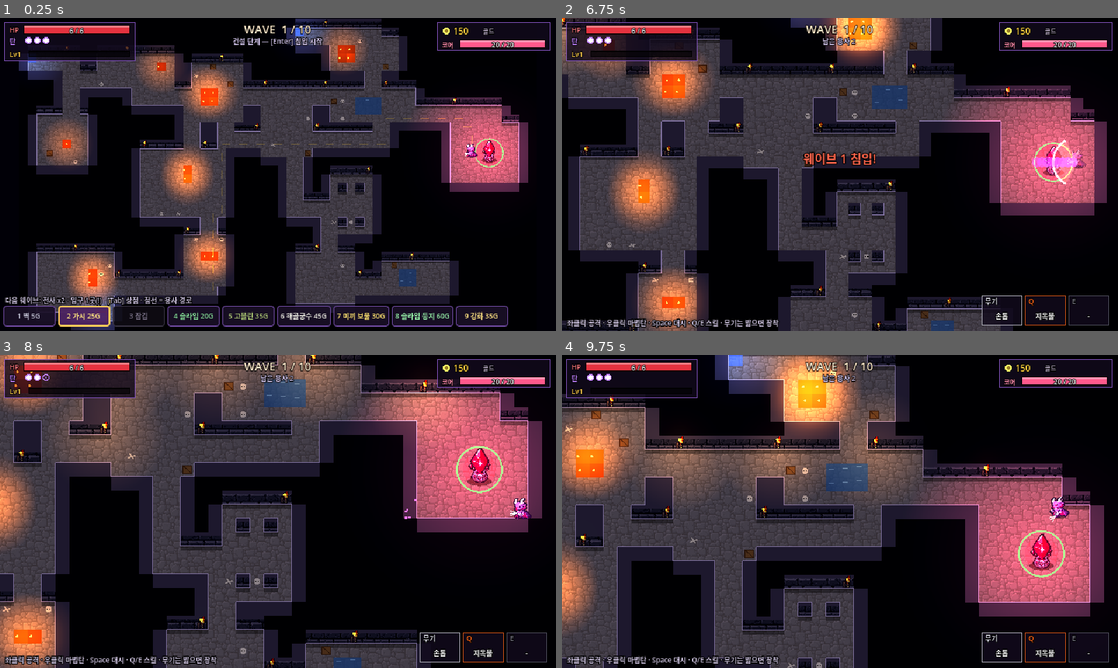
Above: before the commit, frames 1-4 (two rows, left to right).
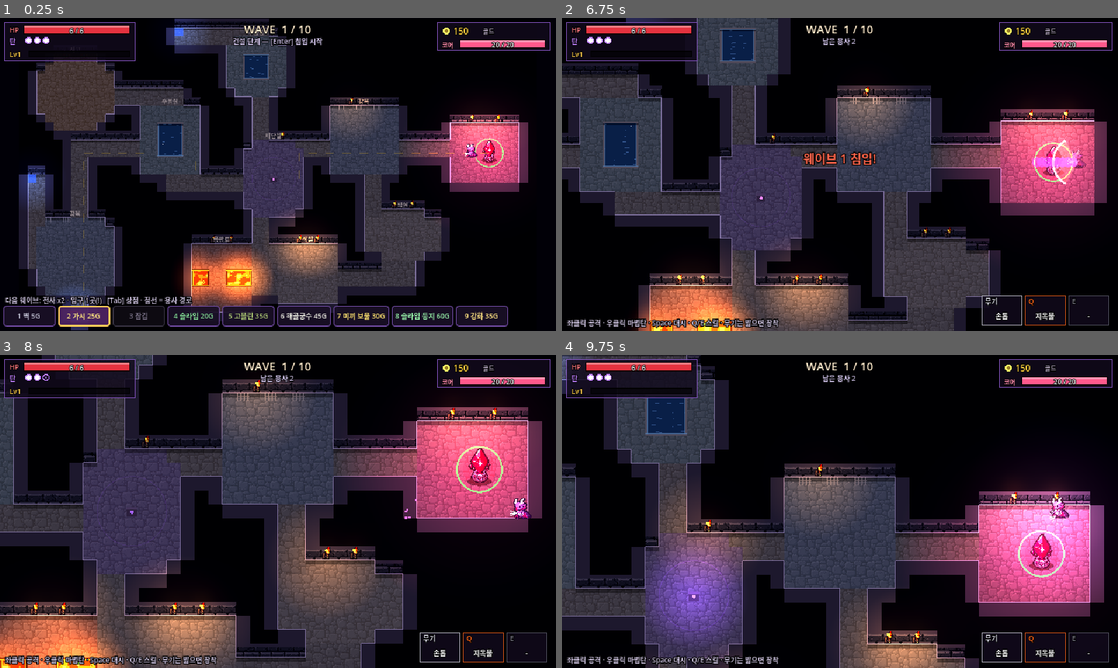
Above: after the commit, the same moments.

Repository: saechimdaeki/GG
Game: Godot game, scene res://src/scenes/main.tscn
Same seed, same stepped clock (60 frames per second), same inputs: the game is played once before the commit and once after it.
Inputs (mouse positions are in pixels of both pictures, inside the frame that each line leads up to):
- Up to frame 1 (0.25 s): no input
- Up to frame 2 (6.75 s): click "1 벽 5G" at 0.5 s; click "2 가시 25G" at 1.25 s; click "4 슬라임 20G" at 2 s; click "5 고블린 35G" at 2.75 s; click "6 해골궁수 45G" at 3.5 s; click "7 미끼 보물 30G" at 4.25 s; click "8 슬라임 둥지 60G" at 5 s; click "9 강화 35G" at 5.75 s; tap Enter (start_raid) at 6.5 s; move the mouse to (962, 158) at 6.52 s; hold D (move_right) from 6.53 s (still down); tap Space (dash) at 6.6 s; click (962, 158) at 6.67 s
- Up to frame 3 (8 s): move the mouse to (166, 527) at 7.27 s; release D (move_right) at 7.28 s; hold S (move_down) from 7.28 s (still down); right-click (166, 527) at 7.35 s; tap Space (dash) at 7.55 s
- Up to frame 4 (9.75 s): move the mouse to (895, 442) at 8.02 s; release S (move_down) at 8.03 s; hold D (move_right) 8.03-8.78 s; tap Space (dash) at 8.1, 9.05 s; move the mouse to (812, 574) at 8.77 s; hold W (move_up) 8.78-9.53 s; click (812, 574) at 8.85 s; move the mouse to (1006, 558) at 9.52 s; hold A (move_left) from 9.53 s (still down); hold Enter (start_raid) from 9.53 s (still down)

The runs differ from the first frame. In frame 1, 50% of the frame differs, in the area x 3-94%, y 0-100%; in frame 2, 56%; in frame 3, 58%; in frame 4, 60%, in the area x 0-98%, y 0-100%.

Commit message:
feat: 맵 개편 — 방 테마/모양, 정리된 레이아웃, 제단·다리, 용암/물 그래픽
- 방 테마 7종 + 모양 4종 (src/data/rooms.gd), 건설 중 방 이름 표시
- 레이아웃 정리: 방 수 축소·간격 확대, 막다른 칸/벽 돌기 제거, 소품 정렬, 횃불 방마다 2개
- 지형 경로비용(물 3, 용암 8)으로 용암 다리 병목, 제단 회복
- 용암(플라즈마 흐름·거품·굳은 테두리), 물(돌 테두리·물결·깊이) 새로 그림
- 체크 60 PASS, 증거 production/qa/evidence/

Design: design/game-brief.md

Co-Authored-By: Claude Opus 5.5 <noreply@anthropic.com>

Diff:
--- /dev/null
+++ b/src/data/rooms.gd
@@ -0,0 +1,29 @@
+class_name Rooms
+## Room themes and shapes for the dungeon generator (DungeonGrid._generate).
+## floor: base floor color. decor: tidy props lined along the top wall ("" = none).
+## feature: pillars | lava_channel | pool | altar | "" — the room's one terrain idea.
+## weight: how often the theme is picked (each theme at most twice per map).
+
+const THEMES := {
+	"hall": {"name": "석실", "floor": Color(0.46, 0.42, 0.4), "decor": "", "feature": "pillars", "weight": 3},
+	"prison": {"name": "감옥", "floor": Color(0.36, 0.4, 0.47), "decor": "bars", "feature": "", "weight": 2},
+	"library": {"name": "서고", "floor": Color(0.5, 0.38, 0.28), "decor": "shelf", "feature": "", "weight": 2},
+	"crypt": {"name": "납골당", "floor": Color(0.33, 0.4, 0.34), "decor": "coffin", "feature": "", "weight": 2},
+	"forge": {"name": "용광로", "floor": Color(0.5, 0.33, 0.29), "decor": "", "feature": "lava_channel", "weight": 2},
+	"flooded": {"name": "수몰실", "floor": Color(0.37, 0.43, 0.45), "decor": "", "feature": "pool", "weight": 2},
+	"shrine": {"name": "제단실", "floor": Color(0.42, 0.35, 0.52), "decor": "", "feature": "altar", "weight": 1},
+}
+
+## The core room (throne) and corridors.
+const CORE_FLOOR := Color(0.45, 0.3, 0.42)
+const CORRIDOR_FLOOR := Color(0.4, 0.37, 0.36)
+
+## Room masks: rect, rounded (corners cut), cross (plus sign), oval.
+const SHAPES := ["rect", "rect", "rounded", "cross", "oval"]
+
+## Path cost per terrain: heroes walk around water and cross lava only on bridges if they can.
+const TERRAIN_COST := {"water": 3.0, "lava": 8.0}
+
+## Altar: the demon lord and monsters within radius (tiles) heal `heal` HP every `interval` s
+## during raids.
+const ALTAR := {"radius": 2.5, "heal": 1, "interval": 2.0}
--- a/src/scripts/dungeon_grid.gd
+++ b/src/scripts/dungeon_grid.gd
@@ -12,8 +12,7 @@
 const WALL_TOP := Color(0.2, 0.18, 0.26)
 const VOID := Color(0.03, 0.025, 0.05)
 const EDGE := Color(0.85, 0.78, 0.95, 0.85)
-## Floor = flat base color + the stone texture faintly on top, so units stand out from it.
-const FLOOR_BASE := Color(0.46, 0.42, 0.4)
+## Floor = flat theme color (Rooms) + the stone texture faintly on top, so units stand out.
 const FLOOR_DETAIL := Color(1.2, 1.15, 1.1, 0.28)
 const DIRS: Array[Vector2i] = [Vector2i.LEFT, Vector2i.RIGHT, Vector2i.UP, Vector2i.DOWN]
 
@@ -24,8 +23,14 @@
 var rooms: Array[Rect2i] = []
 ## Vector2i -> "water" | "lava" (keys of Units.TERRAIN).
 var terrain: Dictionary = {}
-## Vector2i -> "bones" | "crate" | "skull" (cosmetic, walkable).
+## Vector2i -> "bones" | "crate" | "skull" | "shelf" | "bars" | "coffin" (cosmetic, walkable).
 var decor: Dictionary = {}
+## Theme key (Rooms.THEMES) of each room; index 0 is the core room ("core").
+var room_themes: Array[String] = []
+## Vector2i -> theme key for room floor cells (corridors are absent).
+var floor_theme: Dictionary = {}
+## Altar cells (shrine rooms): heal the lord and monsters nearby during raids.
+var altars: Array[Vector2i] = []
 ## Vector2i -> trap kind (key of Units.TRAPS).
 var traps: Dictionary = {}
 ## Traps and lava deal damage only while true (raid phase).
@@ -52,6 +57,7 @@
 var _walls: StaticBody2D
 var _trap_clock: Dictionary = {}
 var _lava_clock: float = 0.0
+var _altar_clock: float = 0.0
 
 
 func _ready() -> void:
@@ -83,22 +89,28 @@
 	var ch := rng.randi_range(7, 9)
 	var core_room := Rect2i(rng.randi_range(W - 14, W - 2 - cw), rng.randi_range(4, H - 4 - ch), cw, ch)
 	rooms.append(core_room)
-	for i in 1200:
-		if rooms.size() >= 13:
+	# Fewer, larger rooms with wide gaps read cleaner than many small ones.
+	for i in 1500:
+		if rooms.size() >= 10:
 			break
-		var r := Rect2i(rng.randi_range(2, W - 18), rng.randi_range(2, H - 8),
-			rng.randi_range(5, 10), rng.randi_range(4, 8))
+		var r := Rect2i(rng.randi_range(2, W - 18), rng.randi_range(2, H - 9),
+			rng.randi_range(7, 11), rng.randi_range(6, 9))
 		if r.end.x > W - 2 or r.end.y > H - 2:
 			continue
 		var free := true
 		for o in rooms:
-			if o.grow(2).intersects(r):
+			if o.grow(3).intersects(r):
 				free = false
 				break
 		if free:
 			rooms.append(r)
-	for r in rooms:
-		_carve(r)
+	room_themes.assign(["core"])
+	var used := {}
+	for i in range(1, rooms.size()):
+		room_themes.append(_pick_theme(rng, used))
+	for i in rooms.size():
+		var shape: String = "rect" if i == 0 else Rooms.SHAPES[rng.randi_range(0, Rooms.SHAPES.size() - 1)]
+		_carve_room(i, shape)
 	# Prim-style: link each room to the closest already-linked one, then add one loop.
 	var linked: Array[int] = [0]
 	var rest: Array[int] = []
@@ -131,9 +143,12 @@
 				nearest = i
 		_corridor(e, _center(nearest), rng)
 		entrances.append(e)
+	_tidy()
 	_sync_astar()
 	for i in range(1, rooms.size()):
-		_decorate(rooms[i], rng)
+		_decorate(i)
+	for c: Vector2i in terrain:
+		_astar.set_point_weight_scale(c, float(Rooms.TERRAIN_COST[terrain[c]]))
 
 
 func _center(i: int) -> Vector2i:
@@ -155,31 +170,118 @@
 		_carve(Rect2i(mini(p.x, q.x), mini(p.y, q.y), absi(p.x - q.x) + 2, absi(p.y - q.y) + 2))
 
 
-func _decorate(r: Rect2i, rng: RandomNumberGenerator) -> void:
+## Weighted theme pick; each theme at most twice per map.
+func _pick_theme(rng: RandomNumberGenerator, used: Dictionary) -> String:
+	var total := 0
+	for k: String in Rooms.THEMES:
+		if int(used.get(k, 0)) < 2:
+			total += int(Rooms.THEMES[k].weight)
+	var roll := rng.randi_range(1, maxi(total, 1))
+	for k: String in Rooms.THEMES:
+		if int(used.get(k, 0)) >= 2:
+			continue
+		roll -= int(Rooms.THEMES[k].weight)
+		if roll <= 0:
+			used[k] = int(used.get(k, 0)) + 1
+			return k
+	return "hall"
+
+
+## Carves room i with a shape mask and tags its cells with the room's theme.
+func _carve_room(i: int, shape: String) -> void:
+	var r := rooms[i]
+	var mid := Vector2(r.position) + Vector2(r.size - Vector2i.ONE) / 2.0
+	var half := Vector2(r.size) / 2.0
+	for y in range(r.position.y, r.end.y):
+		for x in range(r.position.x, r.end.x):
+			var d := Vector2(x, y) - mid
+			var keep := true
+			match shape:
+				"rounded":
+					keep = not (absf(d.x) > half.x - 1.0 and absf(d.y) > half.y - 1.0)
+				"cross":
+					keep = absf(d.x) <= half.x * 0.4 or absf(d.y) <= half.y * 0.4
+				"oval":
+					keep = (d.x * d.x) / (half.x * half.x) + (d.y * d.y) / (half.y * half.y) <= 1.1
+			var c := Vector2i(x, y)
+			if keep and in_bounds(c) and c.x > 0 and c.y > 0 and c.x < W - 1 and c.y < H - 1:
+				_floor[y * W + x] = 1
+				floor_theme[c] = room_themes[i]
+
+
+## Cleans the carved layout: fills dead-end nubs and knocks out one-tile wall stubs.
+func _tidy() -> void:
+	var changed := true
+	while changed:
+		changed = false
+		for y in range(1, H - 1):
+			for x in range(1, W - 1):
+				var c := Vector2i(x, y)
+				var open := 0
+				for d in DIRS:
+					if not is_wall(c + d):
+						open += 1
+				if is_wall(c) and open >= 3:
+					_floor[y * W + x] = 1
+					changed = true
+				elif not is_wall(c) and open <= 1 and not entrances.has(c) and c != core:
+					_floor[y * W + x] = 0
+					floor_theme.erase(c)
+					changed = true
+
+
+## Puts room i's one terrain feature and its tidy wall-side props in place.
+func _decorate(i: int) -> void:
+	var r := rooms[i]
+	var theme: Dictionary = Rooms.THEMES[room_themes[i]]
 	var inner := r.grow(-1)
-	var roll := rng.randf()
-	if roll < 0.28 and inner.size.x >= 2 and inner.size.y >= 2:
-		_pool("water", inner, rng, Vector2i(rng.randi_range(2, 4), rng.randi_range(2, 3)))
-	elif roll < 0.48 and inner.size.x >= 2 and inner.size.y >= 2:
-		_pool("lava", inner, rng, Vector2i(rng.randi_range(1, 2), rng.randi_range(1, 2)))
-	elif roll < 0.75 and r.size.x >= 5 and r.size.y >= 4:
-		for p: Vector2i in [inner.position, Vector2i(inner.end.x - 1, inner.position.y),
-				Vector2i(inner.position.x, inner.end.y - 1), inner.end - Vector2i.ONE]:
-			_try_pillar(p)
-	for i in rng.randi_range(1, 3):
-		var c := Vector2i(rng.randi_range(r.position.x, r.end.x - 1), rng.randi_range(r.position.y, r.end.y - 1))
-		if is_buildable_floor(c) and not terrain.has(c):
-			decor[c] = ["bones", "crate", "skull"][rng.randi_range(0, 2)]
-
-
-func _pool(kind: String, inner: Rect2i, rng: RandomNumberGenerator, size: Vector2i) -> void:
-	size = size.min(inner.size)
-	var o := Vector2i(rng.randi_range(inner.position.x, inner.end.x - size.x), rng.randi_range(inner.position.y, inner.end.y - size.y))
-	for y in size.y:
-		for x in size.x:
-			var c := o + Vector2i(x, y)
-			if is_buildable_floor(c):
-				terrain[c] = kind
+	var mid := _center(i)
+	match String(theme.feature):
+		"pillars":
+			# Symmetric pillar rows, two tiles in from the walls.
+			if r.size.x >= 8 and r.size.y >= 7:
+				for p: Vector2i in [r.position + Vector2i(2, 2), Vector2i(r.end.x - 3, r.position.y + 2),
+						Vector2i(r.position.x + 2, r.end.y - 3), r.end - Vector2i(3, 3)]:
+					_try_pillar(p)
+		"lava_channel":
+			# Two-wide lava stripe across the room with a two-wide bridge in the middle.
+			var vertical := r.size.x >= r.size.y
+			for k in (r.size.y if vertical else r.size.x):
+				for w in 2:
+					var c := Vector2i(mid.x + w - 1, r.position.y + k) if vertical else Vector2i(r.position.x + k, mid.y + w - 1)
+					var along := c.y if vertical else c.x
+					var center := mid.y if vertical else mid.x
+					if absi(along - center) <= 0 or along - center == -1:
+						continue
+					if floor_theme.get(c, "") == room_themes[i] and is_buildable_floor(c):
+						terrain[c] = "lava"
+		"pool":
+			for y in range(inner.position.y + 1, inner.end.y - 1):
+				for x in range(inner.position.x + 1, inner.end.x - 1):
+					var c := Vector2i(x, y)
+					if floor_theme.get(c, "") == room_themes[i] and is_buildable_floor(c):
+						terrain[c] = "water"
+		"altar":
+			if is_buildable_floor(mid):
+				altars.append(mid)
+	var prop := String(theme.decor)
+	if prop == "":
+		return
+	if prop == "coffin":
+		for x in range(inner.position.x + 1, inner.end.x - 1, 2):
+			for y: int in [inner.position.y + 1, inner.end.y - 2]:
+				_put_decor(Vector2i(x, y), i, prop)
+		return
+	# Shelves / bars: along the top wall, every other tile.
+	for x in range(r.position.x + 1, r.end.x - 1, 2):
+		var c := Vector2i(x, r.position.y)
+		if is_wall(c + Vector2i.UP):
+			_put_decor(c, i, prop)
+
+
+func _put_decor(c: Vector2i, i: int, kind: String) -> void:
+	if floor_theme.get(c, "") == room_themes[i] and is_buildable_floor(c) and not terrain.has(c):
+		decor[c] = kind
 
 
 func _try_pillar(c: Vector2i) -> void:
@@ -213,14 +315,19 @@
 			var glow := Fx.light(Color(1.0, 0.45, 0.1), 1.3, 0.8)
 			glow.position = cell_center(c) - global_position
 			add_child(glow)
-	for y in H:
-		for x in W:
-			var c := Vector2i(x, y)
-			if (x + y * 3) % 7 == 0 and is_wall(c) and in_bounds(c + Vector2i.DOWN) and not is_wall(c + Vector2i.DOWN):
+	# Two torches per room, at the thirds of its top wall (tidy and symmetric).
+	for r in rooms:
+		for fx: float in [1.0 / 3.0, 2.0 / 3.0]:
+			var c := Vector2i(r.position.x + roundi((r.size.x - 1) * fx), r.position.y - 1)
+			if is_wall(c) and in_bounds(c + Vector2i.DOWN) and not is_wall(c + Vector2i.DOWN) and not decor.has(c + Vector2i.DOWN):
 				var torch := Fx.light(Color(1.0, 0.6, 0.25), 1.0, 1.1)
 				torch.position = Vector2(c) * TILE + Vector2(TILE / 2.0, TILE)
 				add_child(torch)
 				_torches.append(torch)
+	for a in altars:
+		var al := Fx.light(Color(0.7, 0.4, 1.0), 1.2, 1.0)
+		al.position = cell_center(a) - global_position
+		add_child(al)
 
 
 # --- queries --------------------------------------------------------------
@@ -262,7 +369,7 @@
 
 ## Floor cell that is neither an entrance nor the core: where builds may go.
 func is_buildable_floor(c: Vector2i) -> bool:
-	return not is_wall(c) and not entrances.has(c) and c != core
+	return not is_wall(c) and not entrances.has(c) and c != core and not altars.has(c)
 
 
 ## True when every entrance can still reach the core.
@@ -360,11 +467,31 @@
 			continue
 		_trap_clock[c] = 0.0
 		_hurt_heroes_on(func(hc: Vector2i) -> bool: return hc == c, int(data.damage) + trap_bonus)
+	_altar_clock += delta
+	if _altar_clock >= float(Rooms.ALTAR.interval):
+		_altar_clock = 0.0
+		_altar_heal()
 	_lava_clock += delta
 	var lava: Dictionary = Units.TERRAIN.lava
 	if _lava_clock >= float(lava.interval):
 		_lava_clock = 0.0
 		_hurt_heroes_on(func(hc: Vector2i) -> bool: return terrain.get(hc, "") == "lava", int(lava.damage))
+
+
+## Heals the demon lord and monsters standing near any altar.
+func _altar_heal() -> void:
+	var reach := float(Rooms.ALTAR.radius) * TILE
+	var amount := int(Rooms.ALTAR.heal)
+	for a in altars:
+		var at := cell_center(a)
+		var lord := get_tree().get_first_node_in_group("demon_lord") as DemonLord
+		if lord != null and lord.global_position.distance_to(at) <= reach and lord.health < lord.max_health:
+			lord.health = mini(lord.health + amount, lord.max_health)
+			Fx.text(get_parent(), lord.global_position, "+%d" % amount, Color(0.6, 1.0, 0.6))
+		for node in get_tree().get_nodes_in_group("monsters"):
+			var m := node as Unit
+			if m.global_position.distance_to(at) <= reach and m.health < m.max_health:
+				m.heal(amount)
 
 
 func _hurt_heroes_on(match_cell: Callable, dmg: int) -> void:
@@ -402,7 +529,8 @@
 				else:
 					draw_rect(r, VOID)
 				continue
-			draw_rect(r, FLOOR_BASE)
+			var th: String = floor_theme.get(c, "")
+			draw_rect(r, Rooms.CORE_FLOOR if th == "core" else (Rooms.THEMES[th].floor if th != "" else Rooms.CORRIDOR_FLOOR))
 			if floor_tex != null:
 				_draw_tiled(floor_tex, c, r, FLOOR_DETAIL)
 			if is_wall(c + Vector2i.UP):
@@ -465,6 +593,12 @@
 			var bx := o.x + 2.0 + i * 4.5
 			draw_colored_polygon(PackedVector2Array([
 				Vector2(bx, o.y + 13), Vector2(bx + 2, o.y + 4), Vector2(bx + 4, o.y + 13)]), col)
+	if hover_visible:
+		# Room names while building, so each area reads at a glance.
+		for i in range(1, rooms.size()):
+			var nm: String = Rooms.THEMES[room_themes[i]].name
+			draw_string(ThemeDB.fallback_font, Vector2(rooms[i].position) * TILE + Vector2(0, -3),
+				nm, HORIZONTAL_ALIGNMENT_CENTER, rooms[i].size.x * TILE, 11, Color(1, 0.95, 0.85, 0.8))
 	if hover_visible and in_bounds(hover_cell):
 		var hc := Color(0.3, 1.0, 0.4) if hover_ok else Color(1.0, 0.3, 0.3)
 		draw_rect(Rect2(Vector2(hover_cell) * TILE, Vector2(TILE, TILE)), hc, false, 1.0)
@@ -472,21 +606,103 @@
 
 func _draw_terrain() -> void:
 	for c: Vector2i in terrain:
-		var r := Rect2(Vector2(c) * TILE, Vector2(TILE, TILE))
+		var o := Vector2(c) * TILE
 		if terrain[c] == "water":
-			draw_rect(r, Color(0.15, 0.35, 0.6, 0.75))
-			var wy := 5.0 + 2.0 * sin(_time * 2.0 + c.x)
-			draw_line(r.position + Vector2(3, wy), r.position + Vector2(9, wy), Color(0.6, 0.85, 1.0, 0.6), 1.0)
+			_draw_water(c, o)
 		else:
-			var glow := 0.75 + 0.25 * sin(_time * 3.0 + c.x * 0.7 + c.y)
-			draw_rect(r, Color(0.9 * glow, 0.3 * glow, 0.05))
-			draw_circle(r.position + Vector2(5 + 3 * sin(_time + c.y), 8), 1.5, Color(HDR, HDR * 0.8, 0.5))
+			_draw_lava(c, o)
+
+
+## Stable 0..1 value per cell, so animations don't move in lockstep.
+func _hash(c: Vector2i) -> float:
+	return float(posmod(c.x * 73856093 ^ c.y * 19349663, 1000)) / 1000.0
+
+
+## Sides of cell c whose neighbour is not the same terrain (shore / crust goes there).
+func _open_sides(c: Vector2i) -> Array[Vector2i]:
+	var out: Array[Vector2i] = []
+	for d in DIRS:
+		if terrain.get(c + d, "") != terrain[c]:
+			out.append(d)
+	return out
+
+
+## Pixel strip along one side of the cell, `w` px thick, `inset` px in from the edge.
+func _side_rect(o: Vector2, d: Vector2i, w: float, inset: float = 0.0) -> Rect2:
+	match d:
+		Vector2i.UP: return Rect2(o + Vector2(0, inset), Vector2(TILE, w))
+		Vector2i.DOWN: return Rect2(o + Vector2(0, TILE - inset - w), Vector2(TILE, w))
+		Vector2i.LEFT: return Rect2(o + Vector2(inset, 0), Vector2(w, TILE))
+		_: return Rect2(o + Vector2(TILE - inset - w, 0), Vector2(w, TILE))
+
+
+func _draw_water(c: Vector2i, o: Vector2) -> void:
+	var h := _hash(c)
+	draw_rect(Rect2(o, Vector2(TILE, TILE)), Color(0.09, 0.22, 0.4))
+	# Slow ripples: short light dashes drifting sideways on two rows.
+	for row in 2:
+		var x := fposmod(h * 16.0 + _time * (5.0 + row * 2.0) + row * 7.0, TILE + 6.0) - 5.0
+		var y := 4.0 + row * 7.0 + roundf(sin(_time * 1.5 + h * 6.0 + row))
+		var dash := Rect2(o + Vector2(x, y), Vector2(5, 1)).intersection(Rect2(o, Vector2(TILE, TILE)))
+		if dash.has_area():
+			draw_rect(dash, Color(0.4, 0.66, 0.92, 0.75))
+	if sin(_time * 2.3 + h * 40.0) > 0.92:
+		draw_rect(Rect2(o + Vector2(3 + floorf(h * 9.0), 3 + floorf(h * 7.0)), Vector2(1, 1)), Color(HDR, HDR, HDR))
+	for d in _open_sides(c):
+		if d == Vector2i.UP:
+			draw_rect(_side_rect(o, d, 3, 2), Color(0, 0.02, 0.08, 0.5))  # ledge shadow = depth
+		draw_rect(_side_rect(o, d, 2), Color(0.5, 0.48, 0.5))  # stone coping
+		draw_rect(_side_rect(o, d, 1, 2), Color(0.55, 0.8, 0.95, 0.7))  # waterline
+
+
+func _draw_lava(c: Vector2i, o: Vector2) -> void:
+	var h := _hash(c)
+	# Flowing plasma in 2px blocks: dark crust, orange melt, white-hot veins (HDR = bloom).
+	for by in 8:
+		for bx in 8:
+			var gx := (c.x * 8 + bx) * 0.8
+			var gy := (c.y * 8 + by) * 0.8
+			var v := sin(gx * 0.9 + _time * 1.3) + sin(gy * 1.1 - _time * 0.9) + sin((gx + gy) * 0.5 + _time * 0.6)
+			var col := Color(0.55, 0.12, 0.04)
+			if v > 1.4:
+				col = Color(HDR, HDR * 0.62, 0.35)
+			elif v > 0.2:
+				col = Color(1.15, 0.42, 0.08)
+			draw_rect(Rect2(o + Vector2(bx, by) * 2.0, Vector2(2, 2)), col)
+	var phase := fposmod(_time * 0.6 + h * 3.0, 1.0)
+	if phase < 0.35:
+		var bp := o + Vector2(4 + floorf(h * 8.0), 4 + floorf(fposmod(h * 7.3, 1.0) * 8.0))
+		draw_arc(bp, 1.0 + phase * 6.0, 0.0, TAU, 8, Color(HDR, HDR * 0.8, 0.5, 1.0 - phase / 0.35), 1.0)
+	for d in _open_sides(c):
+		draw_rect(_side_rect(o, d, 2), Color(0.16, 0.07, 0.05))  # cooled crust rim
+		draw_rect(_side_rect(o, d, 1, 2), Color(1.6, 0.55, 0.12))  # glowing seam
 
 
 func _draw_decor() -> void:
+	for a in altars:
+		var o := Vector2(a) * TILE
+		draw_arc(o + Vector2(TILE, TILE) / 2.0, float(Rooms.ALTAR.radius) * TILE, 0.0, TAU, 40, Color(0.7, 0.45, 1.0, 0.25), 1.0)
+		draw_rect(Rect2(o + Vector2(2, 3), Vector2(12, 11)), Color(0.28, 0.22, 0.34))
+		draw_rect(Rect2(o + Vector2(2, 3), Vector2(12, 3)), Color(0.42, 0.34, 0.5))
+		var pulse := 0.8 + 0.2 * sin(_time * 3.0)
+		draw_circle(o + Vector2(8, 9), 2.2, Color(HDR * 0.6, HDR * 0.35, HDR, pulse))
 	for c: Vector2i in decor:
 		var o := Vector2(c) * TILE
 		match decor[c]:
+			"shelf":
+				draw_rect(Rect2(o + Vector2(1, 0), Vector2(14, 9)), Color(0.32, 0.2, 0.12))
+				for k in 3:
+					draw_rect(Rect2(o + Vector2(2 + k * 4.5, 1), Vector2(3, 3)), [Color(0.6, 0.2, 0.2), Color(0.25, 0.4, 0.6), Color(0.55, 0.5, 0.25)][k])
+					draw_rect(Rect2(o + Vector2(2 + k * 4.5, 5), Vector2(3, 3)), [Color(0.3, 0.5, 0.3), Color(0.6, 0.45, 0.2), Color(0.45, 0.25, 0.5)][k])
+			"bars":
+				for k in 4:
+					draw_line(o + Vector2(2 + k * 4, 0), o + Vector2(2 + k * 4, 9), Color(0.55, 0.57, 0.62), 1.0)
+				draw_line(o + Vector2(1, 4), o + Vector2(15, 4), Color(0.45, 0.47, 0.52), 1.0)
+			"coffin":
+				draw_colored_polygon(PackedVector2Array([o + Vector2(5, 2), o + Vector2(11, 2), o + Vector2(12, 5),
+					o + Vector2(10, 14), o + Vector2(6, 14), o + Vector2(4, 5)]), Color(0.3, 0.22, 0.16))
+				draw_line(o + Vector2(8, 4), o + Vector2(8, 10), Color(0.6, 0.55, 0.45), 1.0)
+				draw_line(o + Vector2(6, 6), o + Vector2(10, 6), Color(0.6, 0.55, 0.45), 1.0)
 			"bones":
 				draw_line(o + Vector2(3, 11), o + Vector2(12, 8), Color(0.85, 0.82, 0.72), 1.5)
 				draw_line(o + Vector2(5, 6), o + Vector2(10, 12), Color(0.85, 0.82, 0.72), 1.5)
--- a/tests/smoke/story_001_check.gd
+++ b/tests/smoke/story_001_check.gd
@@ -12,6 +12,8 @@
 	var bad_maps := 0
 	var has_water := false
 	var has_lava := false
+	var themes := {}
+	var altar_seen := false
 	for s in range(1, 21):
 		var g := DungeonGrid.new()
 		g.seed_value = s
@@ -22,9 +24,13 @@
 			bad_maps += 1
 		has_water = has_water or g.terrain.values().has("water")
 		has_lava = has_lava or g.terrain.values().has("lava")
+		for t in g.room_themes:
+			themes[t] = true
+		altar_seen = altar_seen or not g.altars.is_empty()
 		g.free()
 	_check("map: 20 seeds all have 3 entrances reaching the core", bad_maps == 0)
 	_check("map: water and lava both appear across seeds", has_water and has_lava)
+	_check("map: rooms get several themes (%d) and altars appear" % themes.size(), themes.size() >= 5 and altar_seen)
 
 	# Meta save goes to a throwaway file so the check never touches the player's save.
 	Meta.save_path = "user://meta_check.cfg"
@@ -268,6 +274,14 @@
 	game._on_reward_picked("lord_hp")
 	_check("picking a level card resumes the raid", not paused and game.phase == Game.Phase.RAID)
 
+	# Altar heals the lord standing next to it.
+	var acell := grid.cell_at(lord.global_position)
+	grid.altars.append(acell)
+	lord.health = lord.max_health - 2
+	grid._altar_heal()
+	_check("altar heals the lord nearby", lord.health == lord.max_health - 2 + int(Rooms.ALTAR.heal))
+	grid.altars.erase(acell)
+
 	# 007: core 0 ends the run
 	game.damage_core(999)
 	_check("007 core 0 ends run", game.phase == Game.Phase.OVER)
--- /dev/null
+++ b/tests/smoke/terrain_demo.gd
@@ -0,0 +1,24 @@
+extends SceneTree
+## Close-up of lava (first second) and water (second second) for screenshots:
+##   godot --path . -s res://tests/smoke/terrain_demo.gd --write-movie out.png --fixed-fps 60 --quit-after 120
+
+
+func _initialize() -> void:
+	var grid: DungeonGrid
+	for s in range(1, 60):
+		grid = DungeonGrid.new()
+		grid.seed_value = s
+		root.add_child(grid)
+		await process_frame
+		if grid.terrain.values().has("lava") and grid.terrain.values().has("water"):
+			break
+		grid.free()
+	var cam := Camera2D.new()
+	cam.zoom = Vector2.ONE * 2.0
+	root.add_child(cam)
+	for kind: String in ["lava", "water"]:
+		for c: Vector2i in grid.terrain:
+			if grid.terrain[c] == kind:
+				cam.position = grid.cell_center(c)
+				break
+		await create_timer(1.0).timeout
Binary file added: production/qa/evidence/lava-closeup.png
Binary file added: production/qa/evidence/map-themes-build.png
Binary file added: production/qa/evidence/map-themes-raid.png
Binary file added: production/qa/evidence/water-closeup.png
Not shown, added: src/data/rooms.gd.uid
Not shown, added: tests/smoke/terrain_demo.gd.uid
Not shown, changed: ROADMAP.md
Not shown, changed: production/session-state/active.md
